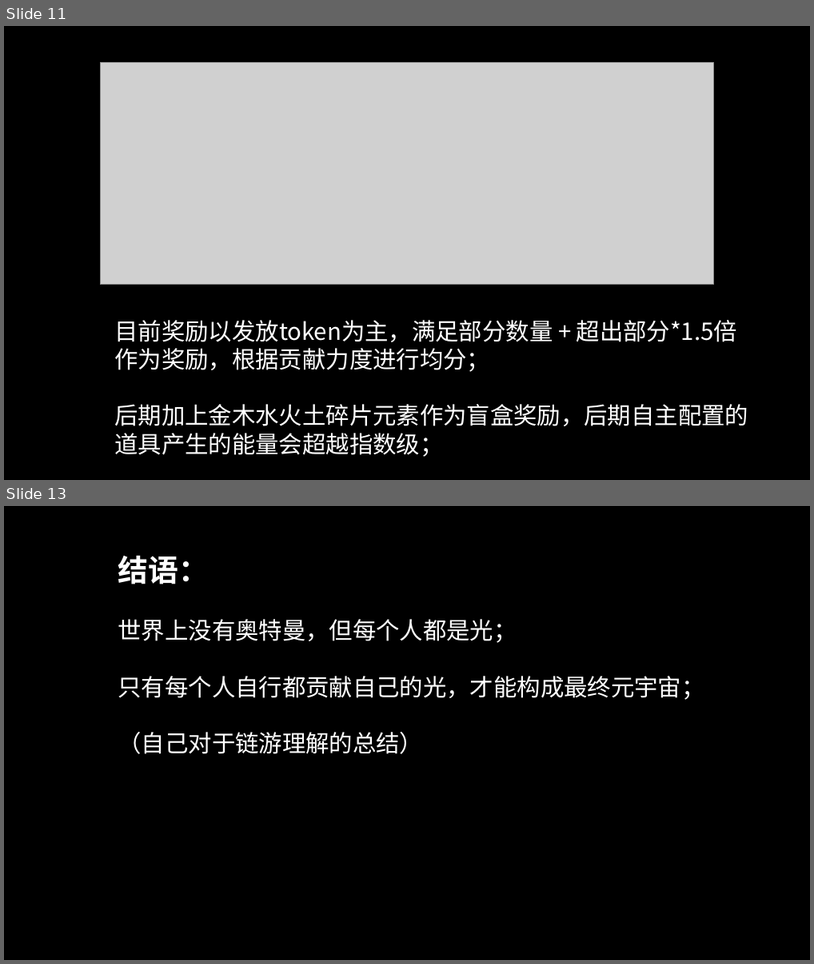
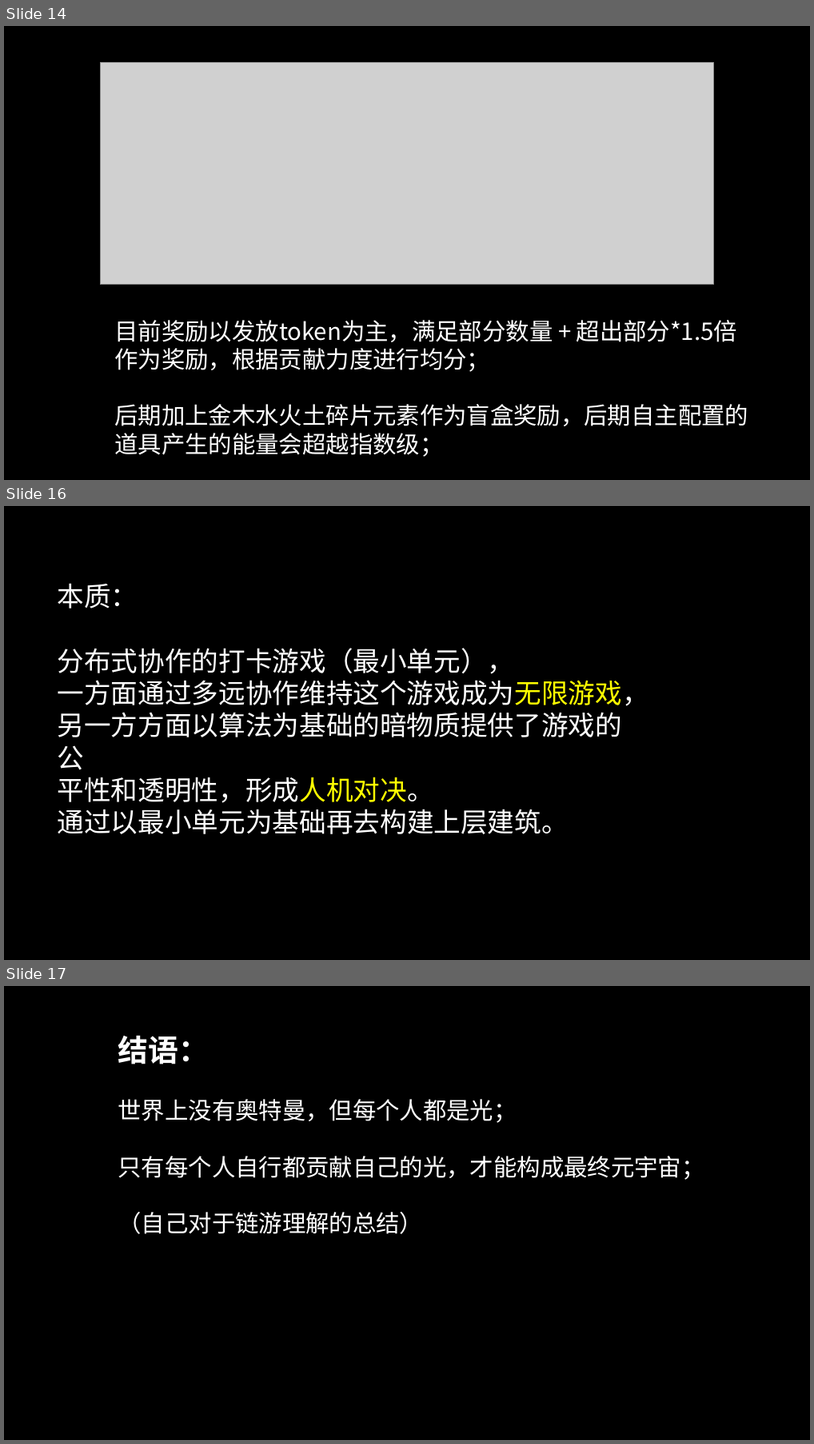
Before and after one commit to WhiteMatrixTech/Metaverse-Developers, a slide deck: projects/8/元宇宙项目介绍ppt.pptx. Shown one above the other, each under a label of ours: slides 11 and 13 before the commit, slides 14, 16 and 17 after it; the slides between them are not shown. The pictures are 814x964 and 814x1444 pixels, drawn with LibreOffice and Linux fonts; fonts in the diff are those of the drawing; grey boxes stand for pictures. Boxes give left, top, right and bottom in pixels: in the first picture for what was removed or moved away, otherwise in the second. Text is boxed around its words. In the diff, an @@ line names an element or a change of style, - is before the commit and + after.

```diff
--- a/projects/8/元宇宙项目介绍ppt.pptx
+++ b/projects/8/元宇宙项目介绍ppt.pptx
@@ slide 16 added at bbox=[4, 506, 810, 960], background #000000 @@
@@ text added at bbox=[58, 583, 650, 834], 32 pt, text #FFFFFF @@
+本质：
+分布式协作的打卡游戏（最小单元），
+一方面通过多远协作维持这个游戏成为无限游戏，
+另一方方面以算法为基础的暗物质提供了游戏的公
+平性和透明性，形成人机对决。
+通过以最小单元为基础再去构建上层建筑。
@@ what was slide 11 is now slide 14 @@
@@ what was slide 13 is now slide 17 @@
```
Also in this commit, not shown: 4 slides changed, 3 other slides added, 1 other file.
